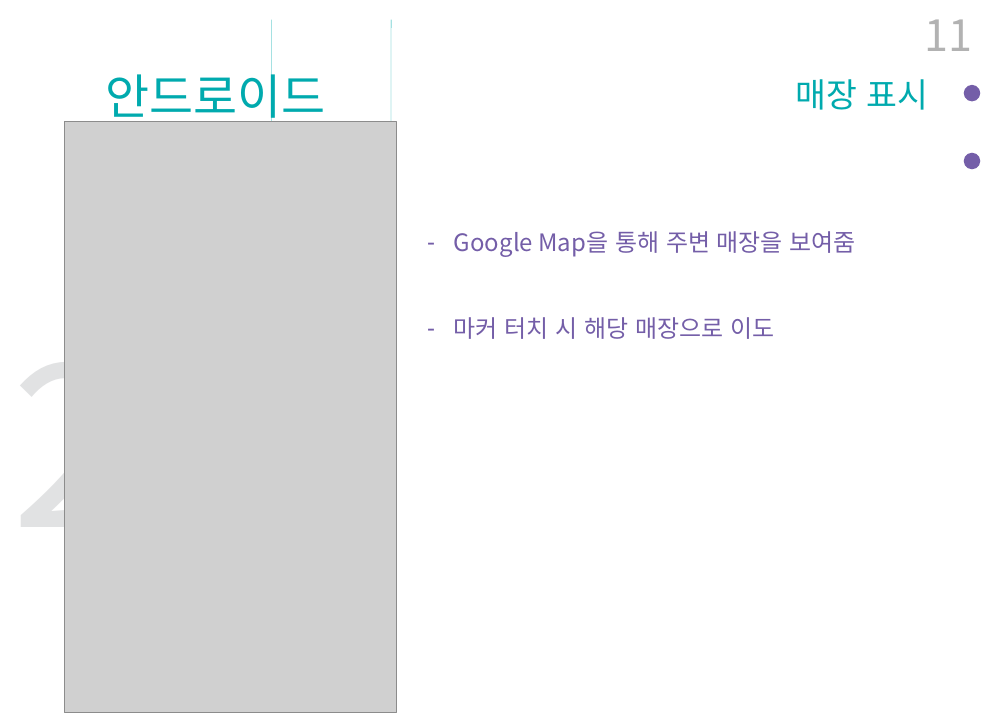
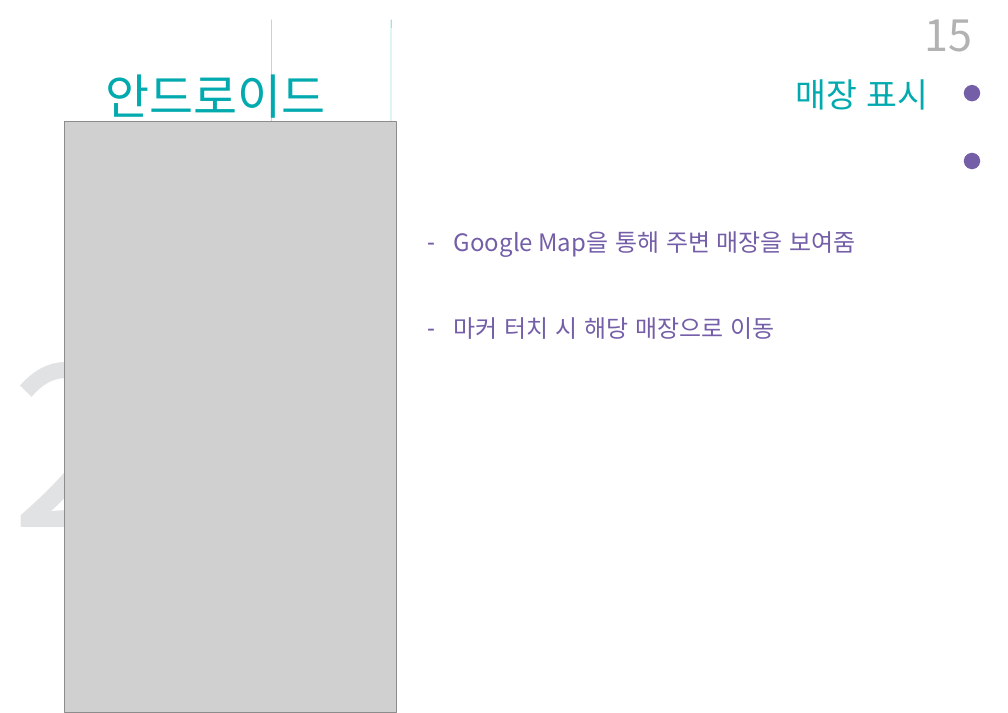
Before and after one commit to BerryWell/CapstoneDesign-2019-02, a slide deck: slide 15 of 제출자료/발표자료/최종_발표_자료_12조.pptx (slide 11 before the commit). Drawn at 1008x713 pixels with LibreOffice and Linux fonts; fonts in the diff are those of the drawing; grey boxes stand for pictures. Boxes give left, top, right and bottom in pixels: in the first picture for what was removed or moved away, otherwise in the second. Text is boxed around its words. In the diff, an @@ line names an element or a change of style, - is before the commit and + after.

```diff
--- a/제출자료/발표자료/최종_발표_자료_12조.pptx
+++ b/제출자료/발표자료/최종_발표_자료_12조.pptx
@@ page number at bbox=[924, 19, 972, 52]: text changed @@
-11
+15
@@ text at bbox=[454, 317, 774, 339]: text changed @@
-– 마커 터치 시 해당 매장으로 이도
+– 마커 터치 시 해당 매장으로 이동
```
Also in this commit, not shown: 1 slide removed, 2 other files.
